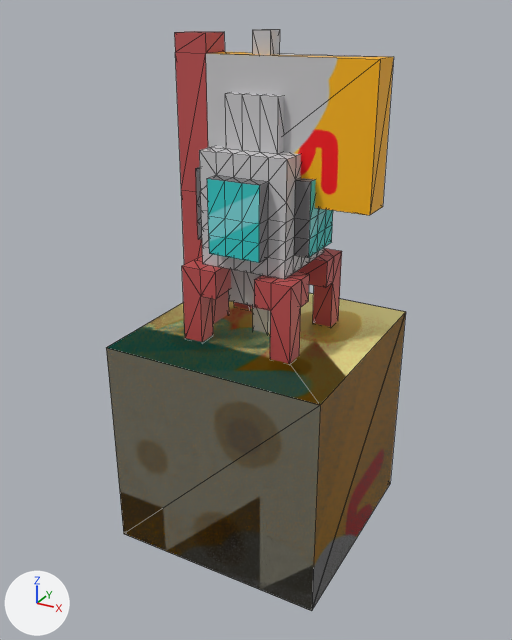
A saved change to the glTF model project/GameResources/Models/GoalObj/GoalObj.gltf.
Camera for both pictures: a 50 mm camera at (1.38, -2.59, 1.83) aimed at (-0.02, -0.05, 0.56). The lights are fixed; the arrows at lower left show +X, +Y and +Z. Mesh edges are drawn as thin lines. Where no turn or scale is listed for an object, it has been applied to the vertices.

Names of what the first picture shows: 'Cube', 'Cube.001', '立方体', '立方体.001'.
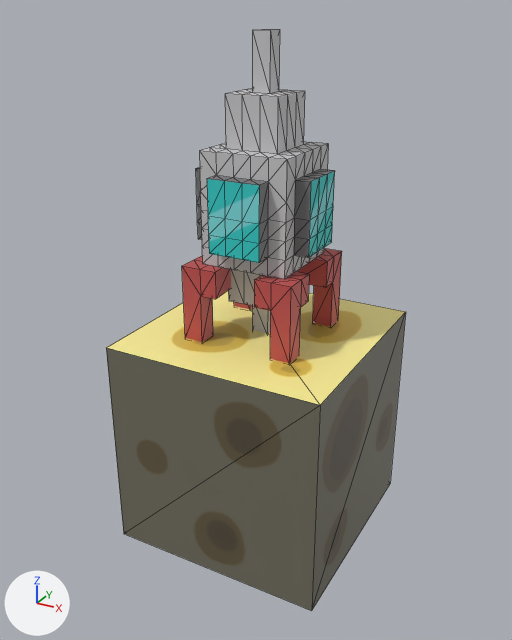
Boxes [x1, y1, x2, y2] around the edits, measured in the pictures (512 x 640 px):
```json
{"object": "立方体", "change": "deleted", "before": [174, 31, 394, 324]}
{"object": "Cube", "change": "deleted", "before": [106, 295, 406, 610], "on screen": "brown"}
```

The change, as JSON lines over the scene's bpy script:
```json
{"op": "remove", "block": "ob_cube", "code": ["ob_cube = bpy.data.objects.new('Cube', me_cube)", "ob_cube.location = (0.0, 0.0, 0.0)"]}
{"op": "remove", "block": "ob_立方体", "code": ["ob_立方体 = bpy.data.objects.new('立方体', me_立方体)", "ob_立方体.location = (-0.146, 0.0, 0.993)"]}
```
